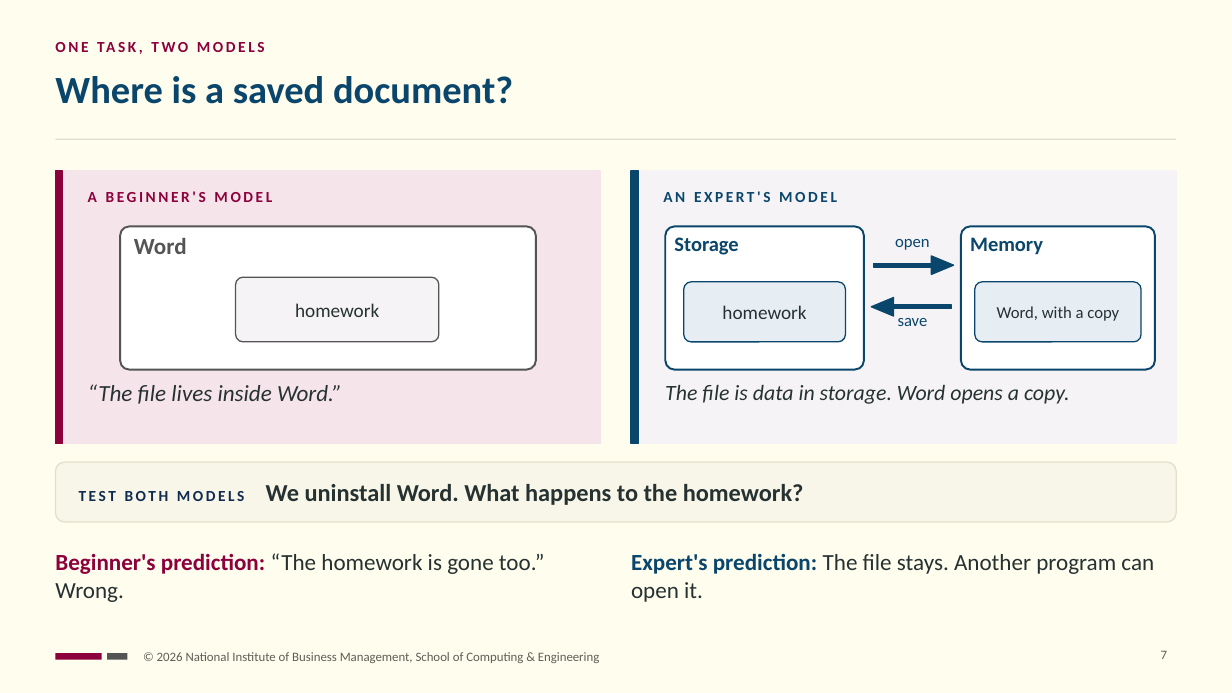
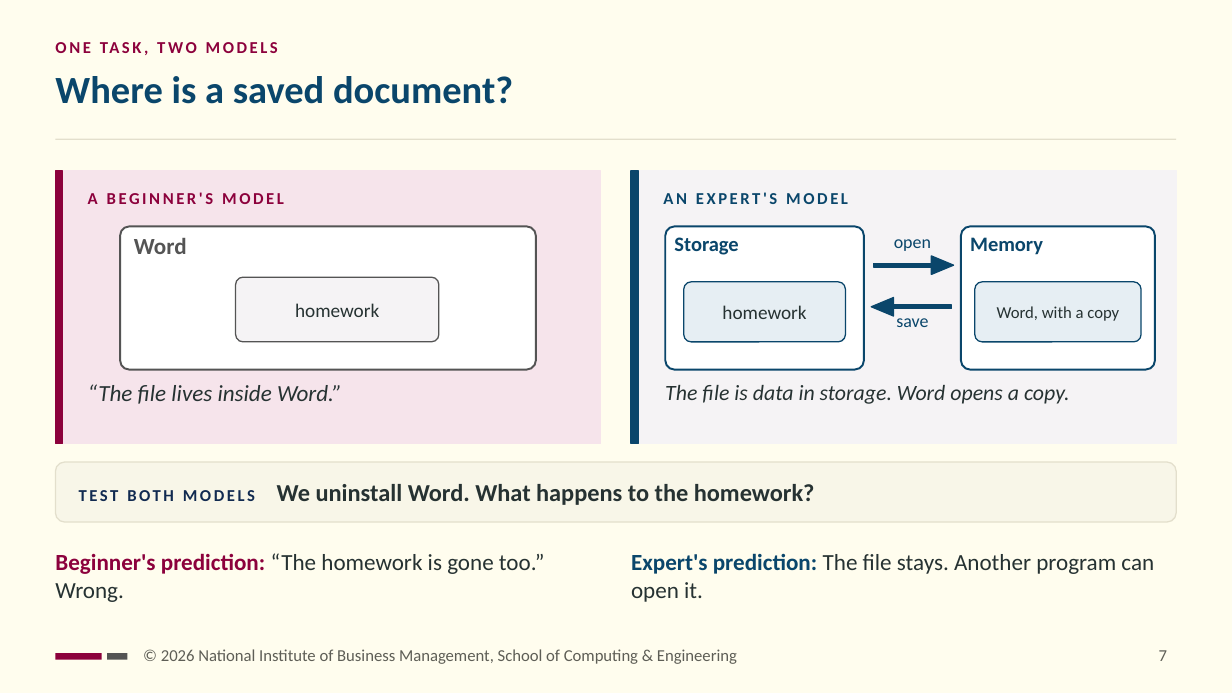
Before and after one commit to NIBM-SOCE/NCIT-E, a slide deck: slide 7 of sessions/s02/slides/ncit-e-s02-learners-head.pptx. Drawn at 1232x693 pixels with LibreOffice and Linux fonts; fonts in the diff are those of the drawing. Boxes give left, top, right and bottom in pixels: in the first picture for what was removed or moved away, otherwise in the second. Text is boxed around its words. In the diff, an @@ line names an element or a change of style, - is before the commit and + after.

```diff
--- a/sessions/s02/slides/ncit-e-s02-learners-head.pptx
+++ b/sessions/s02/slides/ncit-e-s02-learners-head.pptx
@@ size 12 to 13 pt in 3 elements at (x1=55, y1=37, x2=1174, y2=65), (x1=88, y1=192, x2=284, y2=204), (x1=663, y1=192, x2=848, y2=204) @@
@@ text "open" at (x1=894, y1=239, x2=931, y2=251): size 13 to 14 pt @@
@@ text "save" at (x1=896, y1=318, x2=928, y2=327): size 13 to 14 pt @@
@@ text "TEST BOTH MODELS We uninstall ..." at (x1=79, y1=484, x2=815, y2=505): size 12 to 13 pt in "TEST BOTH MODELS" @@
@@ text "© 2026 National Institute of ..." at (x1=161, y1=649, x2=737, y2=664): size 10 to 13 pt @@
@@ page number at (x1=1159, y1=650, x2=1167, y2=661): size 10 to 13 pt @@
```
Also in this commit, not shown: 17 other slides changed, 41 other files.
